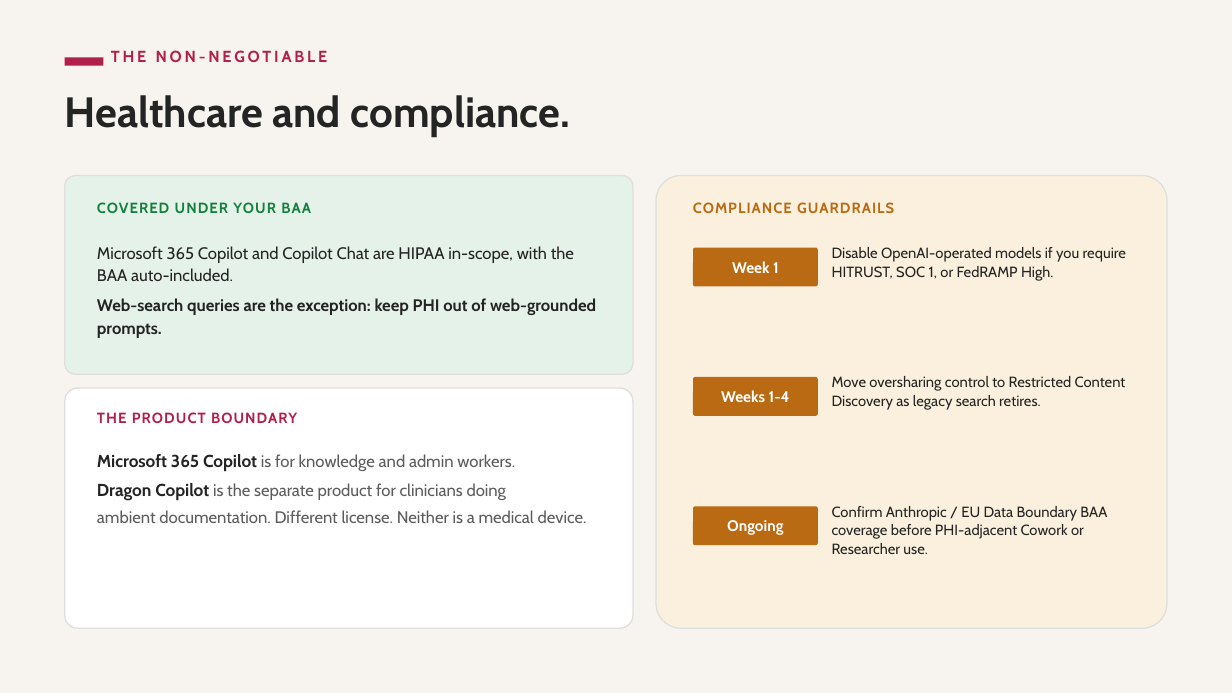
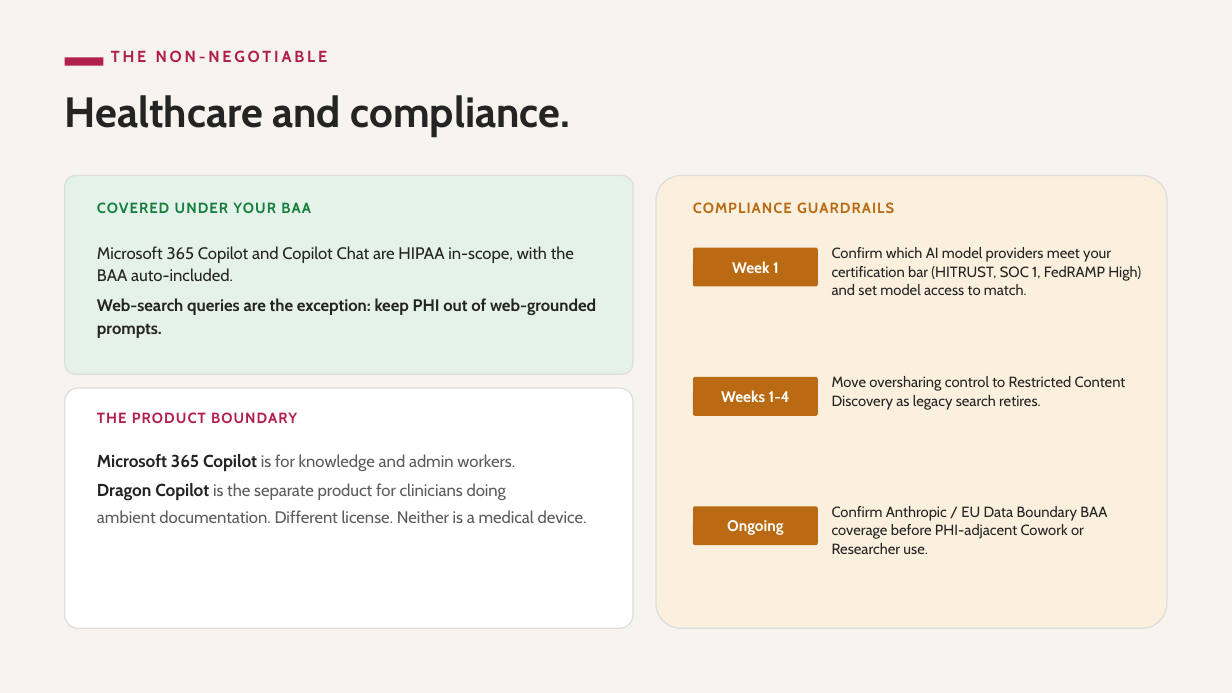
Before and after one commit to heyitsgoad/copilot-playground, a slide deck: slide 12 of education playground/assets/copilot licensing and deployment/Copilot-Licensing-Exec-Deck.pptx. Drawn at 1232x693 pixels with LibreOffice and Linux fonts; fonts in the diff are those of the drawing. Boxes give left, top, right and bottom in pixels: in the first picture for what was removed or moved away, otherwise in the second. Text is boxed around its words. In the diff, an @@ line names an element or a change of style, - is before the commit and + after.

```diff
--- a/education playground/assets/copilot licensing and deployment/Copilot-Licensing-Exec-Deck.pptx
+++ b/education playground/assets/copilot licensing and deployment/Copilot-Licensing-Exec-Deck.pptx
@@ text at [832, 247, 1141, 295]: text changed @@
-Disable OpenAI-operated models if you require HITRUST, SOC 1, or FedRAMP High.
+Confirm which AI model providers meet your certification bar (HITRUST, SOC 1, FedRAMP High) and set model access to match.
```
Also in this commit, not shown: 1 other slide changed, 4 other files.
